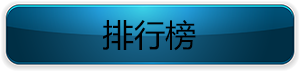
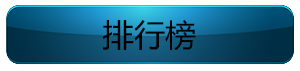
Revision of a layered (300, 71) image; what changed, layer by layer:
painted on "图层 1" over [1, 1, 299, 71]
